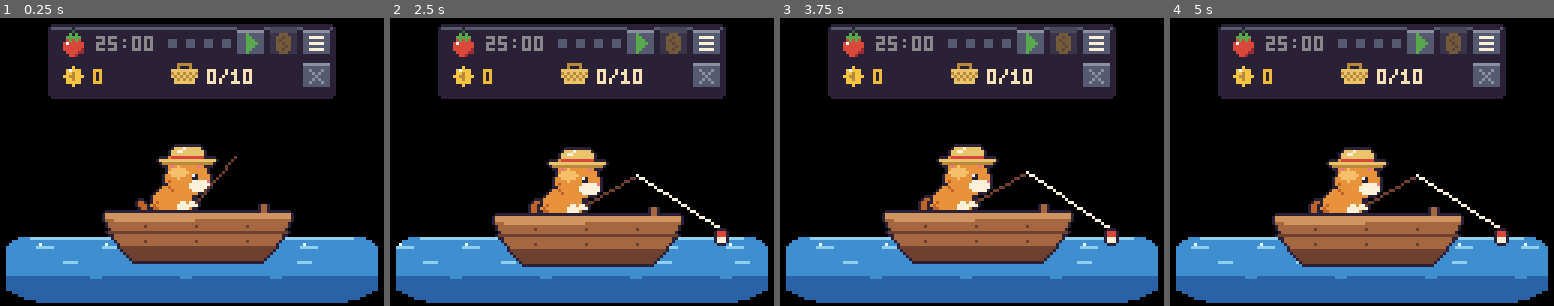
Above: before the commit, frames 1-4 (left to right).
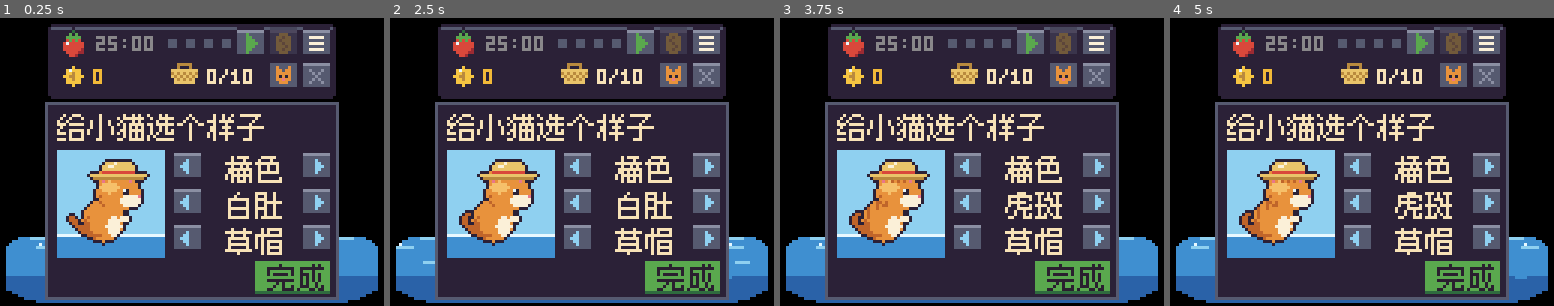
Above: after the commit, the same moments.

Repository: jiahecairen/pixel-cat-fishing
Game: Godot game, scene res://presentation/main.tscn
Same seed, same stepped clock (60 frames per second), same inputs: the game is played once before the commit and once after it.
Inputs (mouse positions are in pixels of both pictures, inside the frame that each line leads up to):
- Up to frame 1 (0.25 s): no input
- Up to frame 2 (2.5 s): move the mouse to (666, 147) at 0.52 s; click (666, 147) at 0.67 s; drag from (505, 176) to (562, 219) at 1.27 s; move the mouse to (620, 98) at 2.02 s; click (620, 98) at 2.17 s
- Up to frame 3 (3.75 s): drag from (952, 219) to (856, 118) at 2.77 s; move the mouse to (1087, 205) at 3.52 s; click (1087, 205) at 3.67 s
- Up to frame 4 (5 s): drag from (1246, 118) to (1304, 90) at 4.27 s

The runs differ from the first frame. In frame 1, 51% of the frame differs, in the area x 11-89%, y 15-98%; in frame 2, 51%; in frame 3, 51%; in frame 4, 51%.

Commit message:
第四阶段：自定义小猫形象（6 毛色 × 4 花纹 × 4 帽子），首次启动捏猫
Co-Authored-By: Claude Fable 5.2 <noreply@anthropic.com>
Claude-Session: https://claude.ai/code/session_01MGVgxpnz2EqSwpVSKzj7dd

Diff:
--- a/core/game_state.gd
+++ b/core/game_state.gd
@@ -18,6 +18,8 @@
 ## 时长设置为 0 表示"使用 balance.json 的默认值"
 var settings: Dictionary = {"pixel_scale": 3, "sfx_volume": 2, "focus_min": 0, "short_break_min": 0, "long_break_min": 0}
 var upgrades: Dictionary = {"rod": 0, "bait": 0, "basket": 0}
+## 小猫形象：各项是 data/cat.json 里对应列表的下标；created=false 时首次启动会弹出捏猫面板
+var cat: Dictionary = {"fur": 0, "pattern": 1, "hat": 1, "created": false}
 var window: Dictionary = {"has_pos": false, "x": 0, "y": 0}
 
 func new_id(prefix: String) -> String:
@@ -34,7 +36,7 @@
 		"processed_sale_ids": processed_sale_ids.duplicate(),
 		"next_seq": next_seq, "pomodoro": pomodoro.duplicate(true),
 		"stats": stats.duplicate(true), "settings": settings.duplicate(true),
-		"upgrades": upgrades.duplicate(true),
+		"upgrades": upgrades.duplicate(true), "cat": cat.duplicate(true),
 		"window": window.duplicate(true),
 	}
 
@@ -55,6 +57,7 @@
 	_merge(settings, d.get("settings"))
 	_merge(window, d.get("window"))
 	_merge(upgrades, d.get("upgrades"))
+	_merge(cat, d.get("cat"))
 	# JSON 数字读回来是 float，统一成 int
 	for k in ["phase", "phase_end_ms", "cycle_done"]:
 		pomodoro[k] = int(pomodoro[k])
--- /dev/null
+++ b/data/cat.json
@@ -0,0 +1,24 @@
+{
+  "version": 1,
+  "furs": [
+    {"name": "橘色", "base": "f", "shade": "F", "light": "l"},
+    {"name": "灰色", "base": "a", "shade": "A", "light": "W"},
+    {"name": "黑色", "base": "A", "shade": "K", "light": "a"},
+    {"name": "白色", "base": "w", "shade": "a", "light": "W"},
+    {"name": "棕色", "base": "o", "shade": "O", "light": "n"},
+    {"name": "金色", "base": "h", "shade": "H", "light": "w"}
+  ],
+  "patterns": [
+    {"name": "纯色", "white": false, "stripes": false},
+    {"name": "白肚", "white": true,  "stripes": false},
+    {"name": "虎斑", "white": true,  "stripes": true},
+    {"name": "条纹", "white": false, "stripes": true}
+  ],
+  "hats": [
+    {"name": "无帽",   "sprite": ""},
+    {"name": "草帽",   "sprite": "hat_straw"},
+    {"name": "渔夫帽", "sprite": "hat_bucket"},
+    {"name": "贝雷帽", "sprite": "hat_beret"}
+  ],
+  "default": {"fur": 0, "pattern": 1, "hat": 1}
+}
--- a/io/config_loader.gd
+++ b/io/config_loader.gd
@@ -39,3 +39,19 @@
 			push_error("balance.json pomodoro.%s 必须 > 0" % k)
 			return {}
 	return b
+
+static func load_cat(path: String = "res://data/cat.json") -> Dictionary:
+	var c := load_json(path)
+	for list_name in ["furs", "patterns", "hats"]:
+		if not (c.get(list_name) is Array) or c[list_name].is_empty():
+			push_error("cat.json 缺少 " + list_name)
+			return {}
+		for item in c[list_name]:
+			if not (item is Dictionary and item.has("name")):
+				push_error("cat.json %s 里有条目缺 name" % list_name)
+				return {}
+	for f in c["furs"]:
+		if not (f.has("base") and f.has("shade") and f.has("light")):
+			push_error("cat.json 毛色缺 base/shade/light: " + str(f))
+			return {}
+	return c
--- a/presentation/labels.gd
+++ b/presentation/labels.gd
@@ -24,7 +24,24 @@
 	"长休": Rect2(0, 190, 19, 10),
 	"大小": Rect2(0, 200, 19, 10),
 	"音效": Rect2(0, 210, 19, 10),
-	"小鲫鱼": Rect2(0, 220, 29, 10),
-	"鲈鱼": Rect2(0, 230, 19, 10),
-	"金锦鲤": Rect2(0, 240, 29, 10),
+	"我的小猫": Rect2(0, 220, 39, 10),
+	"给小猫选个样子": Rect2(0, 230, 69, 10),
+	"完成": Rect2(0, 240, 19, 10),
+	"小鲫鱼": Rect2(0, 250, 29, 10),
+	"鲈鱼": Rect2(0, 260, 19, 10),
+	"金锦鲤": Rect2(0, 270, 29, 10),
+	"橘色": Rect2(0, 280, 19, 10),
+	"灰色": Rect2(0, 290, 19, 10),
+	"黑色": Rect2(0, 300, 19, 10),
+	"白色": Rect2(0, 310, 19, 10),
+	"棕色": Rect2(0, 320, 19, 10),
+	"金色": Rect2(0, 330, 19, 10),
+	"纯色": Rect2(0, 340, 19, 10),
+	"白肚": Rect2(0, 350, 19, 10),
+	"虎斑": Rect2(0, 360, 19, 10),
+	"条纹": Rect2(0, 370, 19, 10),
+	"无帽": Rect2(0, 380, 19, 10),
+	"草帽": Rect2(0, 390, 19, 10),
+	"渔夫帽": Rect2(0, 400, 29, 10),
+	"贝雷帽": Rect2(0, 410, 29, 10),
 }
--- a/presentation/main.gd
+++ b/presentation/main.gd
@@ -13,6 +13,7 @@
 const Pal := preload("res://presentation/palette.gd")
 const Labels := preload("res://presentation/labels.gd")
 const Menu := preload("res://presentation/menu.gd")
+const Wardrobe := preload("res://presentation/wardrobe.gd")
 
 const ART := Vector2i(128, 96)
 const FONT_ORDER := "0123456789:/+x-"
@@ -27,6 +28,8 @@
 const BTN_SELL := Rect2(89, 3, 11, 11)
 const BTN_MENU := Rect2(100, 3, 11, 11)
 const BTN_CLOSE := Rect2(100, 14, 11, 11)
+const BTN_CAT := Rect2(89, 14, 11, 11)
+const CAT_LAYERS := ["fur_base", "fur_shade", "fur_light", "pat_white", "pat_stripe", "fixed"]
 const DRAG_RECT := Rect2(30, 28, 90, 66)
 const WATER_POS := Vector2(2, 73)
 const BOAT_POS := Vector2(34, 62)
@@ -59,6 +62,8 @@
 var _missing_labels: Dictionary = {}
 var clock: Clock
 var menu: Menu
+var wardrobe: Wardrobe
+var cat_cfg: Dictionary = {}
 var _debug_speed: float = 1.0   # 调试：环境变量 CATFISH_SPEED=60 让时间快 60 倍（仅调试版生效）
 var _debug_last_state: int = -1
 
@@ -66,7 +71,8 @@
 func _ready() -> void:
 	var balance := ConfigLoader.load_balance()
 	var fish := ConfigLoader.load_fish()
-	if balance.is_empty() or fish.is_empty():
+	cat_cfg = ConfigLoader.load_cat()
+	if balance.is_empty() or fish.is_empty() or cat_cfg.is_empty():
 		_config_ok = false
 		push_error("配置加载失败，游戏无法启动。请检查 data/*.json")
 		get_tree().quit(1)
@@ -85,6 +91,8 @@
 	_limits = balance.get("settings_limits", {})
 	game = Game.new(balance, fish, state, clock, rng)
 	menu = Menu.new(self)
+	wardrobe = Wardrobe.new(self)
+	wardrobe.open = not state.cat.get("created", false)   # 第一次启动先捏猫
 	if OS.is_debug_build():
 		if OS.has_environment("CATFISH_SPEED"):
 			_debug_speed = maxf(1.0, OS.get_environment("CATFISH_SPEED").to_float())
@@ -93,11 +101,17 @@
 
 	for n in ["cat", "boat", "water", "tomato", "coin", "basket", "bobber", "bang", "zzz",
 			"font", "dots", "panel", "btn_play", "btn_stop", "btn_sell", "btn_skip", "btn_close",
-			"btn_menu", "btn_plus", "btn_minus", "pips", "hold", "labels", "sparkle", "splash"]:
+			"btn_menu", "btn_plus", "btn_minus", "pips", "hold", "labels", "sparkle", "splash",
+			"btn_left", "btn_right", "btn_cat"]:
 		tex[n] = load("res://assets/sprites/%s.png" % n)
 	for f in fish:
 		tex[f["sprite"]] = load("res://assets/sprites/%s.png" % f["sprite"])
 
+	for n in CAT_LAYERS:
+		tex["cat/" + n] = load("res://assets/cat/%s.png" % n)
+	for h in cat_cfg["hats"]:
+		if h.get("sprite", "") != "":
+			tex["cat/" + h["sprite"]] = load("res://assets/cat/%s.png" % h["sprite"])
 	for n in SFX:
 		sfx[n] = load("res://assets/sfx/%s.wav" % n)
 	for i in 4:
@@ -117,6 +131,11 @@
 		win.position = pos
 		_last_win_pos = pos
 	get_tree().auto_accept_quit = false
+	if OS.is_debug_build() and OS.has_environment("CATFISH_LOOK"):
+		var parts := OS.get_environment("CATFISH_LOOK").split(",")
+		if parts.size() == 3:
+			state.cat = {"fur": parts[0].to_int(), "pattern": parts[1].to_int(), "hat": parts[2].to_int(), "created": true}
+			wardrobe.open = false
 	if OS.is_debug_build() and OS.has_environment("CATFISH_MENU"):
 		menu.open = true
 		menu.tab = OS.get_environment("CATFISH_MENU").to_int()
@@ -165,6 +184,11 @@
 		particles.append({"pos": pos, "vel": vel, "t0": t + randi() % 300, "life": randi_range(700, 1500)})
 
 
+## 菜单或捏猫面板开合后调用：更新可交互区域。
+func on_panel_toggled() -> void:
+	_update_polygon()
+
+
 func _update_polygon() -> void:
 	if adapter.is_overlay():
 		adapter.set_interactive_polygon(get_window(), _interactive_polygon())
@@ -179,7 +203,7 @@
 		p, Vector2(p.x + 98, p.y), Vector2(p.x + 98, d.position.y), Vector2(d.end.x, d.position.y),
 		d.end, Vector2(d.position.x, d.end.y), d.position, Vector2(p.x, d.position.y),
 	])
-	if menu != null and menu.open:
+	if (menu != null and menu.open) or (wardrobe != null and wardrobe.open):
 		pts = PackedVector2Array([p, Vector2(d.end.x, p.y), d.end, Vector2(p.x, d.end.y)])
 	for i in pts.size():
 		pts[i] *= px_scale
@@ -316,11 +340,21 @@
 			_float("+%d" % gold, "coin", Vector2(36, 31))
 	elif BTN_MENU.has_point(p):
 		play("click")
+		if wardrobe.open:
+			wardrobe.close()
 		menu.open = not menu.open
+		_update_polygon()
+	elif BTN_CAT.has_point(p):
+		play("click")
+		menu.open = false
+		if wardrobe.open:
+			wardrobe.close()
+		else:
+			wardrobe.open = true
 		_update_polygon()
 	elif BTN_CLOSE.has_point(p):
 		_quit()
-	elif menu.click(p):
+	elif menu.click(p) or wardrobe.click(p):
 		pass
 	elif DRAG_RECT.has_point(p):
 		if adapter.start_window_drag(get_window()):
@@ -363,7 +397,7 @@
 	if hop_age < 600 and not on_break:
 		frame = 2   # 眯眼开心
 		cat_pos.y -= 2 if hop_age < 140 else (1 if hop_age < 280 else 0)
-	_tex_frame("cat", cat_pos, frame, 4)
+	draw_cat(cat_pos, frame)
 
 	draw_texture(tex["boat"], BOAT_POS + bob)
 	if on_break:
@@ -374,6 +408,7 @@
 		_tex_frame("splash", BOBBER_POS + Vector2(-3, 3), 0 if t - _splash_t0 < 180 else 1, 2)
 	_draw_hud(now)
 	menu.draw()
+	wardrobe.draw()
 	_draw_floats(t)
 	_draw_particles(t)
 
@@ -444,6 +479,7 @@
 			Color.WHITE if can_sell else Color(1, 1, 1, 0.35))
 	_tex_frame("btn_menu", BTN_MENU.position, 1 if menu.open else 0, 2)
 	_tex_frame("btn_close", BTN_CLOSE.position, 0, 2)
+	_tex_frame("btn_cat", BTN_CAT.position, 1 if wardrobe.open else 0, 2)
 
 	draw_texture(tex["coin"], Vector2(20, 15))
 	_text(str(game.state.wallet_gold), Vector2(31, 17), Pal.L_Y)
@@ -481,6 +517,35 @@
 				var small: bool = age > int(p["life"]) * 0.6 or (age / 120) % 2 == 1
 				_tex_frame("sparkle", pos, 1 if small else 0, 2)
 	particles = keep
+
+
+## 按存档里的形象分层画猫：毛色三层 + 花纹两层（白色蒙版乘上颜色）+ 固定层 + 帽子。
+func draw_cat(pos: Vector2, frame: int) -> void:
+	var look: Dictionary = game.state.cat
+	var furs: Array = cat_cfg["furs"]
+	var pats: Array = cat_cfg["patterns"]
+	var hats: Array = cat_cfg["hats"]
+	var fur: Dictionary = furs[posmod(int(look.get("fur", 0)), furs.size())]
+	var pat: Dictionary = pats[posmod(int(look.get("pattern", 0)), pats.size())]
+	var hat: Dictionary = hats[posmod(int(look.get("hat", 0)), hats.size())]
+	var base: Color = Pal.BY_KEY.get(fur["base"], Pal.L_F)
+	var shade: Color = Pal.BY_KEY.get(fur["shade"], Pal.U_F)
+	var light: Color = Pal.BY_KEY.get(fur["light"], Pal.L_L)
+	_tex_frame("cat/fur_base", pos, frame, 4, base)
+	_tex_frame("cat/fur_shade", pos, frame, 4, shade)
+	_tex_frame("cat/fur_light", pos, frame, 4, light)
+	_tex_frame("cat/pat_white", pos, frame, 4, Pal.L_W if pat.get("white", false) else light)
+	_tex_frame("cat/pat_stripe", pos, frame, 4, shade if pat.get("stripes", false) else base)
+	_tex_frame("cat/fixed", pos, frame, 4)
+	if hat.get("sprite", "") != "":
+		_tex_frame("cat/" + hat["sprite"], pos, frame, 4)
+
+
+func label_centered(s: String, center_x: float, y: float, color: Color) -> void:
+	if Labels.RECTS.has(s):
+		label(s, Vector2(center_x - int(Labels.RECTS[s].size.x / 2), y), color)
+	else:
+		label(s, Vector2(center_x, y), color)
 
 
 # ---- 给菜单用的公开绘制接口 ----
--- a/presentation/palette.gd
+++ b/presentation/palette.gd
@@ -25,3 +25,31 @@
 const L_Y := Color("#f5c542")
 const L_A := Color("#8b8fa3")
 const U_A := Color("#565a70")
+
+## 按调色板键取色（data/cat.json 里的毛色用键来写）
+const BY_KEY := {
+	"K": Color("#2b2137"),
+	"f": Color("#e8923c"),
+	"F": Color("#c0652a"),
+	"l": Color("#f6c06a"),
+	"w": Color("#fbf0d8"),
+	"p": Color("#e8788a"),
+	"h": Color("#e9c46a"),
+	"H": Color("#b98a3e"),
+	"r": Color("#d9483b"),
+	"R": Color("#9c2b33"),
+	"o": Color("#a5673f"),
+	"O": Color("#6f4030"),
+	"n": Color("#cf9460"),
+	"b": Color("#3f8fd0"),
+	"B": Color("#2a62a8"),
+	"c": Color("#8fd0f0"),
+	"W": Color("#e8f8ff"),
+	"g": Color("#5aa84e"),
+	"G": Color("#2f6b3f"),
+	"s": Color("#7fa08c"),
+	"S": Color("#4f6f66"),
+	"y": Color("#f5c542"),
+	"a": Color("#8b8fa3"),
+	"A": Color("#565a70"),
+}
--- /dev/null
+++ b/presentation/wardrobe.gd
@@ -0,0 +1,74 @@
+extends RefCounted
+## 捏猫面板：选毛色、花纹、帽子。首次启动自动弹出，之后点 HUD 上的小猫按钮打开。
+## 和 menu.gd 一样借用主节点 m 的绘制方法。
+
+const Pal := preload("res://presentation/palette.gd")
+
+const RECT := Rect2(15, 28, 98, 66)
+## [存档里的键, cat.json 里的列表名]
+const ROWS := [["fur", "furs"], ["pattern", "patterns"], ["hat", "hats"]]
+const ROW_Y := 45
+const ROW_H := 12
+const DONE_RECT := Rect2(85, 81, 25, 11)
+
+var open: bool = false
+var m
+
+func _init(main) -> void:
+	m = main
+
+func _left(row: int) -> Rect2:
+	return Rect2(57, ROW_Y + row * ROW_H - 1, 11, 11)
+
+func _right(row: int) -> Rect2:
+	return Rect2(100, ROW_Y + row * ROW_H - 1, 11, 11)
+
+func close() -> void:
+	open = false
+	if not m.game.state.cat.get("created", false):
+		m.game.state.cat["created"] = true
+		m.game.dirty = true
+
+func click(p: Vector2) -> bool:
+	if not open or not RECT.has_point(p):
+		return false
+	for i in ROWS.size():
+		var dir := 0
+		if _left(i).has_point(p):
+			dir = -1
+		elif _right(i).has_point(p):
+			dir = 1
+		if dir != 0:
+			var key: String = ROWS[i][0]
+			var n: int = m.cat_cfg[ROWS[i][1]].size()
+			m.game.state.cat[key] = posmod(int(m.game.state.cat.get(key, 0)) + dir, n)
+			m.game.dirty = true
+			m.play("click")
+	if DONE_RECT.has_point(p):
+		m.play("buy")
+		close()
+		m.on_panel_toggled()
+	return true
+
+func draw() -> void:
+	if not open:
+		return
+	var cat: Dictionary = m.game.state.cat
+	m.draw_rect(RECT, Pal.U_A)
+	m.draw_rect(RECT.grow(-1), Pal.U_K)
+	m.label("我的小猫" if cat.get("created", false) else "给小猫选个样子", Vector2(19, 31), Pal.L_W)
+	# 预览：天空 + 水面小景
+	m.draw_rect(Rect2(19, 44, 36, 36), Pal.L_C)
+	m.draw_rect(Rect2(19, 72, 36, 8), Pal.L_B)
+	m.draw_rect(Rect2(19, 72, 36, 1), Pal.U_W)
+	m.draw_cat(Vector2(21, 44), (Time.get_ticks_msec() / 700) % 2)
+	for i in ROWS.size():
+		var y: int = ROW_Y + i * ROW_H
+		var list: Array = m.cat_cfg[ROWS[i][1]]
+		var item: Dictionary = list[posmod(int(cat.get(ROWS[i][0], 0)), list.size())]
+		m.tex_frame("btn_left", _left(i).position, 0, 2)
+		m.tex_frame("btn_right", _right(i).position, 0, 2)
+		m.label_centered(item["name"], 84, y, Pal.L_W)
+	m.draw_rect(DONE_RECT, Pal.L_G)
+	m.draw_rect(Rect2(DONE_RECT.position.x, DONE_RECT.end.y - 1, DONE_RECT.size.x, 1), Pal.U_G)
+	m.label_centered("完成", DONE_RECT.position.x + 13, DONE_RECT.position.y, Pal.U_K)
--- a/project.godot
+++ b/project.godot
@@ -1,15 +1,22 @@
 ; Engine configuration file.
+; It's best edited using the editor UI and not directly,
+; since the parameters that go here are not all obvious.
+;
+; Format:
+;   [section] ; section goes between []
+;   param=value ; assign values to parameters
+
 config_version=5
 
 [application]
 
 config/name="CatFishing"
 config/description="桌面小猫钓鱼 × 番茄钟"
+config/version="0.1.0"
 run/main_scene="res://presentation/main.tscn"
 config/features=PackedStringArray("4.7", "GL Compatibility")
 run/max_fps=30
 config/icon="res://assets/icon.png"
-config/version="0.1.0"
 
 [display]
 
@@ -20,14 +27,13 @@
 window/size/always_on_top=true
 window/size/transparent=true
 window/per_pixel_transparency/allowed=true
-window/dpi/allow_hidpi=true
 
 [rendering]
 
 textures/canvas_textures/default_texture_filter=0
-textures/vram_compression/import_etc2_astc=true
-textures/vram_compression/import_s3tc_bptc=true
 renderer/rendering_method="gl_compatibility"
 renderer/rendering_method.mobile="gl_compatibility"
+textures/vram_compression/import_s3tc_bptc=true
+textures/vram_compression/import_etc2_astc=true
 viewport/transparent_background=true
 2d/snap/snap_2d_transforms_to_pixel=true
--- a/tests/run_tests.gd
+++ b/tests/run_tests.gd
@@ -38,6 +38,7 @@
 		test_game_focus(balance, fish)
 		test_game_free_mode(balance, fish)
 		test_upgrades_and_settings(balance, fish)
+		test_cat_config()
 		test_save()
 		test_bad_config()
 	print("%d checks, %d failed" % [_checks, _fails])
@@ -218,6 +219,28 @@
 	g3.start_focus(); clock.t += 5 * 60000
 	check(_types(g3.tick()).has("focus_done"), "5 分钟番茄按新时长完成")
 
+func test_cat_config() -> void:
+	print("cat config")
+	var c := ConfigLoader.load_cat()
+	check(not c.is_empty(), "cat.json 可加载")
+	var s := GameState.new()
+	check(not s.cat["created"], "新存档尚未捏猫（首次启动会弹出面板）")
+	for key_list in [["fur", "furs"], ["pattern", "patterns"], ["hat", "hats"]]:
+		check(int(c["default"][key_list[0]]) == int(s.cat[key_list[0]]), "默认形象与 cat.json 一致: " + key_list[0])
+		check(int(s.cat[key_list[0]]) < c[key_list[1]].size(), "默认下标在范围内: " + key_list[0])
+	for h in c["hats"]:
+		if h["sprite"] != "":
+			check(FileAccess.file_exists("res://assets/cat/%s.png" % h["sprite"]), "帽子素材存在: " + h["sprite"])
+	for layer in ["fur_base", "fur_shade", "fur_light", "pat_white", "pat_stripe", "fixed"]:
+		check(FileAccess.file_exists("res://assets/cat/%s.png" % layer), "猫图层存在: " + layer)
+	s.cat = {"fur": 3, "pattern": 2, "hat": 0, "created": true}
+	var s2 := GameState.new(); s2.from_dict(JSON.parse_string(JSON.stringify(s.to_dict())))
+	check(s2.cat == {"fur": 3, "pattern": 2, "hat": 0, "created": true}, "形象随存档恢复")
+	# 第一阶段的旧存档没有 cat 字段：应保留默认形象且视为未捏猫
+	var old := s.to_dict(); old.erase("cat")
+	var s3 := GameState.new()
+	check(s3.from_dict(old) and not s3.cat["created"] and s3.cat["hat"] == 1, "旧存档兼容")
+
 func test_save() -> void:
 	print("save")
 	var path := "user://test_save.json"
Binary file added: assets/cat/fixed.png
Not shown, added: assets/cat/fixed.png.import
Binary file added: assets/cat/fur_base.png
Not shown, added: assets/cat/fur_base.png.import
Binary file added: assets/cat/fur_light.png
Not shown, added: assets/cat/fur_light.png.import
Binary file added: assets/cat/fur_shade.png
Not shown, added: assets/cat/fur_shade.png.import
Binary file added: assets/cat/hat_beret.png
Not shown, added: assets/cat/hat_beret.png.import
Binary file added: assets/cat/hat_bucket.png
Not shown, added: assets/cat/hat_bucket.png.import
(and 16 more such lines)
